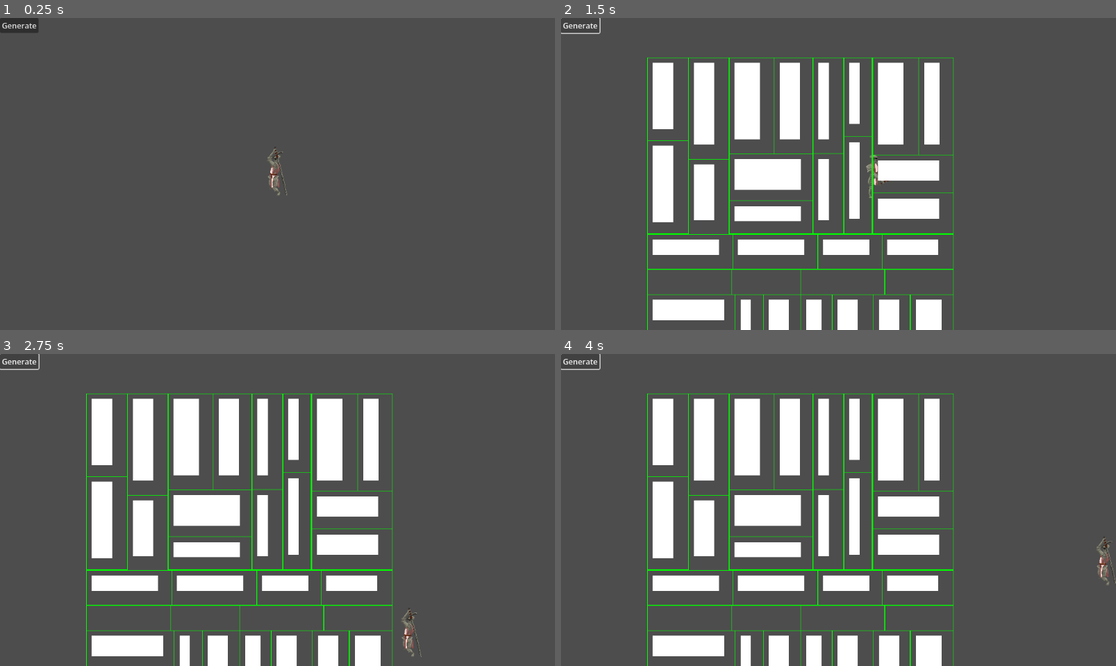
Above: before the commit, frames 1-4 (two rows, left to right).
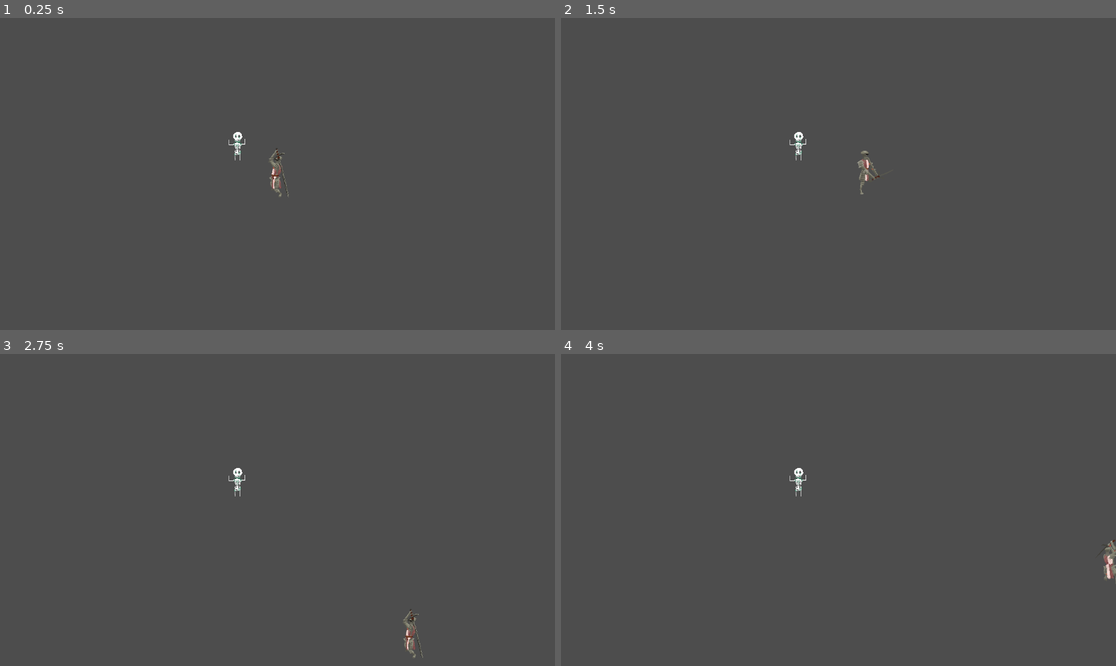
Above: after the commit, the same moments.

Repository: SchnerbJb/Mournival
Game: Godot game, scene res://scenes/main.tscn
Same seed, same stepped clock (60 frames per second), same inputs: the game is played once before the commit and once after it.
Inputs (mouse positions are in pixels of both pictures, inside the frame that each line leads up to):
- Up to frame 1 (0.25 s): no input
- Up to frame 2 (1.5 s): click (577, 24) at 0.5 s, where only the run before the commit has a clickable "Generate"; tap Enter at 1.25 s; hold Right (right) from 1.28 s (still down)
- Up to frame 3 (2.75 s): release Right (right) at 2.03 s; hold Down (down) from 2.03 s (still down)
- Up to frame 4 (4 s): release Down (down) at 2.78 s; hold Right (right) 2.78-3.53 s; hold Up (up) from 3.53 s (still down)

The runs differ from the first frame. In frame 1, 0.6% of the frame differs, in the area x 0-53%, y 0-58%; in frame 2, 20%; in frame 3, 20%; in frame 4, 20%, in the area x 0-100%, y 0-100%.

Commit message:
Correction on player and added Skeleton monster class

Diff:
--- a/project.godot
+++ b/project.godot
@@ -58,4 +58,5 @@
 
 [rendering]
 
+textures/canvas_textures/default_texture_filter=0
 rendering_device/driver.windows="d3d12"
--- a/scenes/main.tscn
+++ b/scenes/main.tscn
@@ -4,6 +4,7 @@
 [ext_resource type="Texture2D" uid="uid://pnm8gjs0c2fk" path="res://assets/Sheet.png" id="2_sugp2"]
 [ext_resource type="Script" uid="uid://cixybgxauepaq" path="res://scripts/room_manager.gd" id="3_lquwl"]
 [ext_resource type="Script" uid="uid://d1n4j8y1yhbgp" path="res://scripts/camera_2d.gd" id="4_jyhfs"]
+[ext_resource type="PackedScene" uid="uid://j4vsyjuv34i5" path="res://scenes/skeleton.tscn" id="5_tbgi4"]
 
 [sub_resource type="TileSetAtlasSource" id="TileSetAtlasSource_jyhfs"]
 texture = ExtResource("2_sugp2")
@@ -29,6 +30,10 @@
 tile_map_data = PackedByteArray("AAAAAAoAAAABAAAAAAAAAAkAAAABAAAAAAABAAgAAAABAAAAAAABAAcAAAABAAAAAAACAAYAAAABAAAAAAACAA …(9712 unchanged characters)…
 tile_set = SubResource("TileSet_tbgi4")
 
+[node name="Skeleton" parent="." unique_id=1113520282 instance=ExtResource("5_tbgi4")]
+position = Vector2(294, 170)
+gravity_scale = 0.0
+
 [node name="Player" parent="." unique_id=1218268725 instance=ExtResource("1_h2yge")]
 position = Vector2(376, 225)
 
@@ -43,6 +48,7 @@
 [node name="GUI" type="Node" parent="CanvasLayer" unique_id=707104952]
 
 [node name="Button" type="Button" parent="CanvasLayer/GUI" unique_id=610190281]
+visible = false
 offset_right = 8.0
 offset_bottom = 8.0
 text = "Generate"
--- a/scenes/player.tscn
+++ b/scenes/player.tscn
@@ -12,7 +12,7 @@
 [ext_resource type="Texture2D" uid="uid://clvy5lhjbuwy7" path="res://assets/knight_sprites/knight_sr.png" id="10_a8ls1"]
 
 [sub_resource type="RectangleShape2D" id="RectangleShape2D_1bvp3"]
-size = Vector2(47, 46)
+size = Vector2(58.5, 90)
 
 [sub_resource type="AtlasTexture" id="AtlasTexture_dqkch"]
 atlas = ExtResource("2_qhqgy")
@@ -126,10 +126,11 @@
 script = ExtResource("1_onrkg")
 
 [node name="PlayerCollisionShape" type="CollisionShape2D" parent="." unique_id=644833293]
+position = Vector2(-5.75, -6)
 shape = SubResource("RectangleShape2D_1bvp3")
 
 [node name="PlayerSprite" type="AnimatedSprite2D" parent="." unique_id=1332148133]
 scale = Vector2(0.059, 0.059)
 sprite_frames = SubResource("SpriteFrames_ur7pv")
-animation = &"player_animation_b34r"
+animation = &"player_animation_sr"
 speed_scale = 1.5
--- /dev/null
+++ b/scenes/skeleton.tscn
@@ -0,0 +1,29 @@
+[gd_scene format=3 uid="uid://j4vsyjuv34i5"]
+
+[ext_resource type="Script" uid="uid://doo705rmrt6tu" path="res://scripts/skeleton.gd" id="1_uwnm8"]
+[ext_resource type="Texture2D" uid="uid://brh5ranxac0or" path="res://assets/skeleton.png" id="2_txkty"]
+
+[sub_resource type="RectangleShape2D" id="RectangleShape2D_1cbnp"]
+size = Vector2(64, 64)
+
+[sub_resource type="SpriteFrames" id="SpriteFrames_c47ug"]
+animations = [{
+"frames": [{
+"duration": 1.0,
+"texture": ExtResource("2_txkty")
+}],
+"loop": true,
+"name": &"default",
+"speed": 5.0
+}]
+
+[node name="Skeleton" type="RigidBody2D" unique_id=1113520282]
+script = ExtResource("1_uwnm8")
+
+[node name="CollisionShape2D" type="CollisionShape2D" parent="." unique_id=1780898440]
+shape = SubResource("RectangleShape2D_1cbnp")
+
+[node name="AnimatedSprite2D" type="AnimatedSprite2D" parent="." unique_id=51628836]
+position = Vector2(-2.8014183e-06, 9.536743e-07)
+scale = Vector2(0.99999994, 0.99999994)
+sprite_frames = SubResource("SpriteFrames_c47ug")
--- /dev/null
+++ b/scripts/monster.gd
@@ -0,0 +1,8 @@
+extends RigidBody2D
+class_name Monster
+
+enum Behaviour {THINK, IDLE, CHASE, ATTACK, FLEE}
+
+@export var health: int = 10
+@export var speed: float = 10.0
+@export var current_state: Behaviour = Behaviour.IDLE
--- a/scripts/player.gd
+++ b/scripts/player.gd
@@ -1,5 +1,7 @@
 extends CharacterBody2D
 
+@export var hp: int = 10
+@export var stamina: int = 10
 var run_speed = 350
 var animated_sprite: AnimatedSprite2D
 
@@ -32,7 +34,7 @@
 	else:
 		if input_direction.y > 0:
 			animation_direction = PlayerDirection.FRONT
-		elif input_direction.y > 0:
+		elif input_direction.y < 0:
 			animation_direction = PlayerDirection.BACK
 
 
--- /dev/null
+++ b/scripts/skeleton.gd
@@ -0,0 +1,7 @@
+extends Monster
+
+
+func _ready() -> void:
+	health = 10
+	speed = 10.0
+	current_state = Behaviour.IDLE
Binary file changed: assets/knight_sprites/knight_b.png
Binary file changed: assets/knight_sprites/knight_b34l.png
Binary file changed: assets/knight_sprites/knight_b34r.png
Binary file changed: assets/knight_sprites/knight_f.png
Binary file changed: assets/knight_sprites/knight_f34l.png
Binary file changed: assets/knight_sprites/knight_f34r.png
Binary file changed: assets/knight_sprites/knight_sl.png
Binary file changed: assets/knight_sprites/knight_sr.png
Binary file added: assets/skeleton.aseprite
Binary file added: assets/skeleton.png
Not shown, added: assets/skeleton.png.import
Not shown, added: scripts/monster.gd.uid
(and 1 more such lines)
